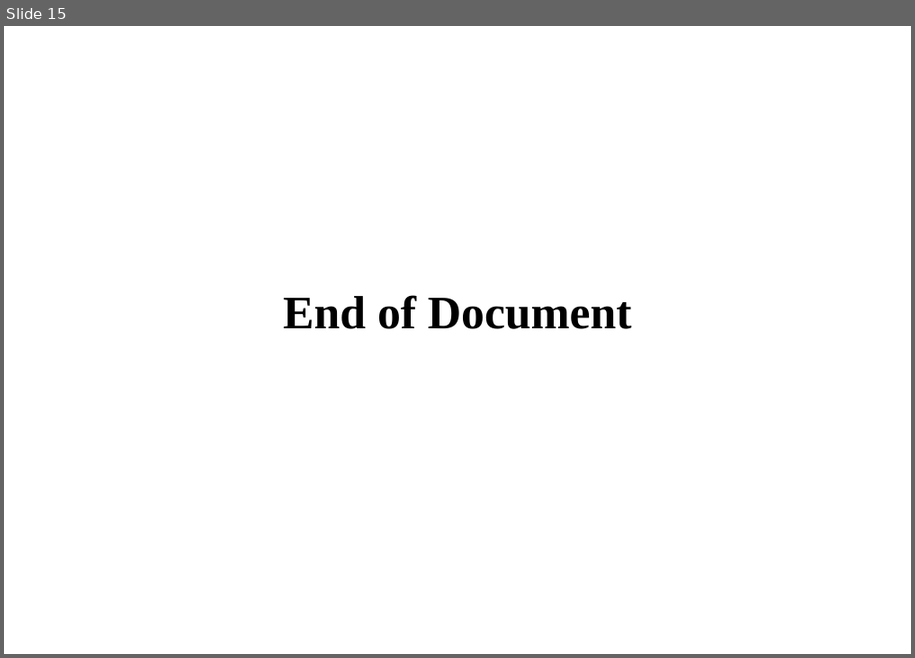
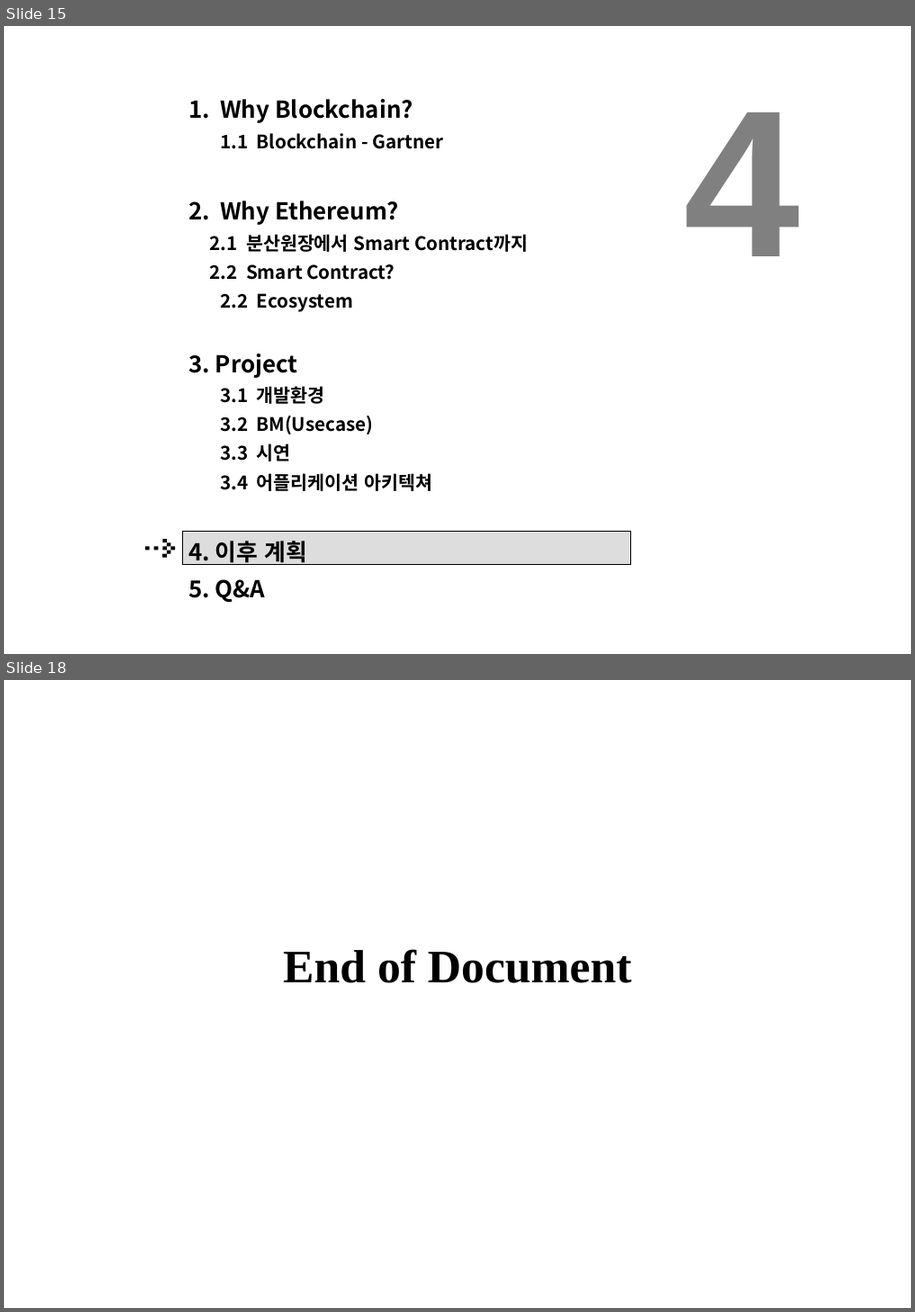
Before and after one commit to alladd/tcl2017, a slide deck: 51_발표PT자료/02_PT.pptx. Shown one above the other, each under a label of ours: slide 15 before the commit, slides 15 and 18 after it; the slides between them are not shown. The pictures are 915x658 and 915x1312 pixels, drawn with LibreOffice and Linux fonts; fonts in the diff are those of the drawing. Boxes give left, top, right and bottom in pixels: in the first picture for what was removed or moved away, otherwise in the second. Text is boxed around its words. In the diff, an @@ line names an element or a change of style, - is before the commit and + after.

```diff
--- a/51_발표PT자료/02_PT.pptx
+++ b/51_발표PT자료/02_PT.pptx
@@ slide 15 added at [4,26,911,654], background #FFFFFF @@
@@ text added at [188,99,528,602], 16 pt, text #000000, bold @@
+1. Why Blockchain?
+   1.1 Blockchain - Gartner
+2. Why Ethereum?
+2.1 분산원장에서 Smart Contract까지
+2.2 Smart Contract?
+2.2 Ecosystem
+3. Project
+3.1 개발환경
+3.2 BM(Usecase)
+3.3 시연
+3.4 어플리케이션 아키텍쳐
+4. 이후 계획
+5. Q&A
@@ text added at [684,112,800,256], 180 pt, text #808080, bold @@
+4
@@ group added at [145,531,631,564]: 9 rectangles @@
@@ what was slide 15 is now slide 18 @@
```
Also in this commit, not shown: 12 slides changed, 4 other slides added, 17 other files.
